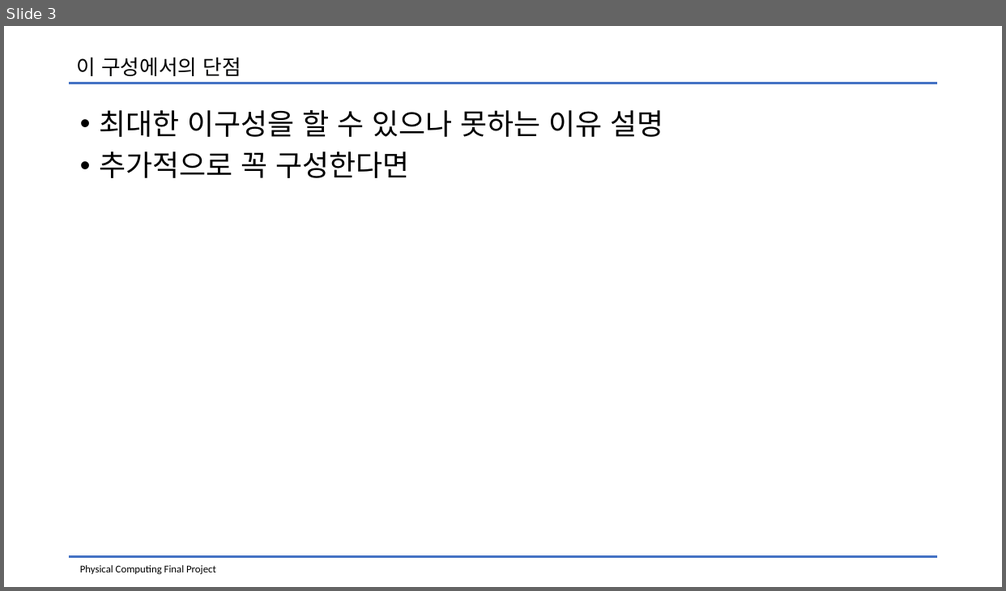
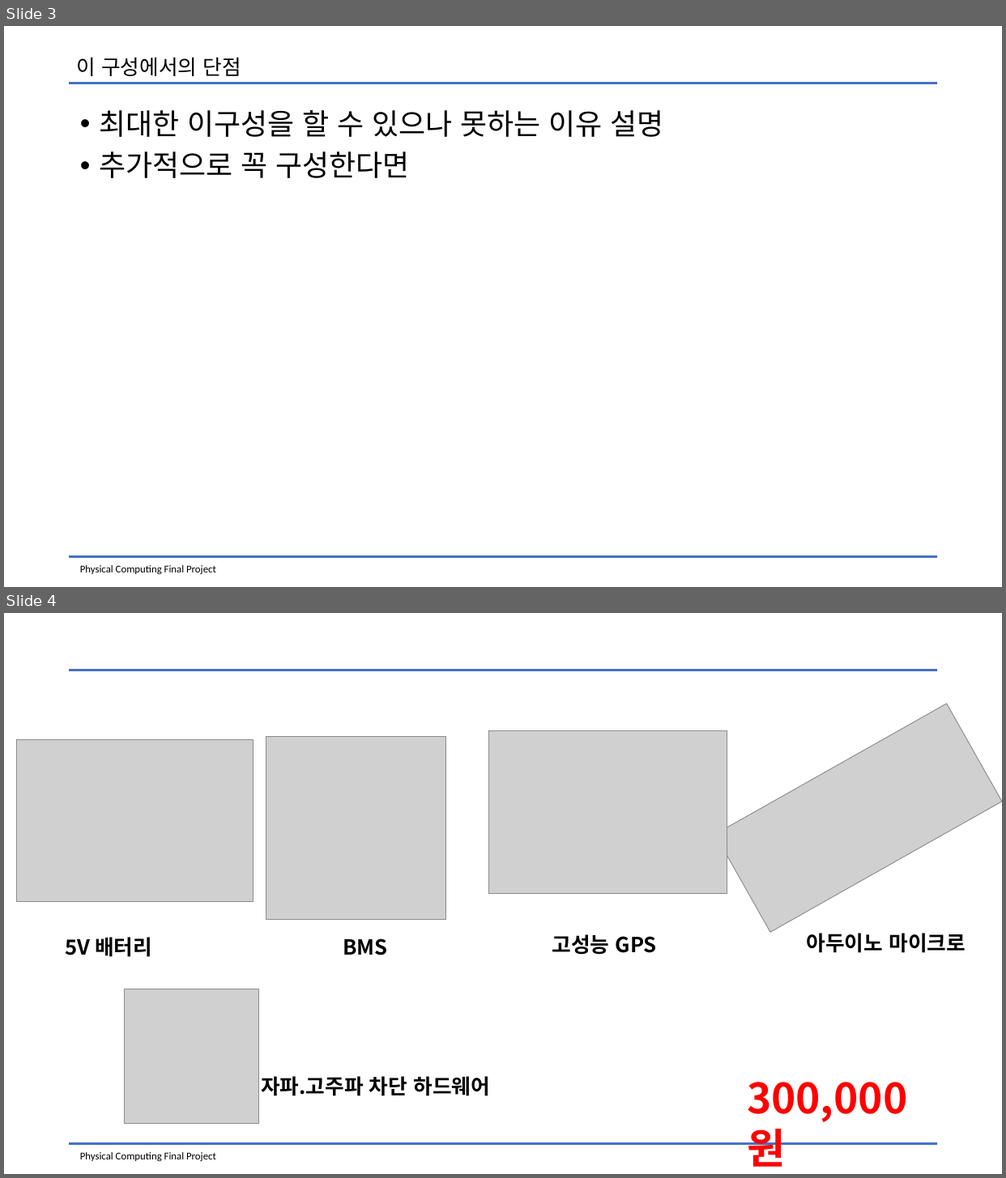
Before and after one commit to kimkyowon/Physical_Computing_Final, a slide deck: Physical_Computing/Documents/Physical Computing_conception.pptx. Shown one above the other, each under a label of ours: slide 3 before the commit, slides 3 and 4 after it. The pictures are 1006x591 and 1006x1178 pixels, drawn with LibreOffice and Linux fonts; fonts in the diff are those of the drawing; grey boxes stand for pictures. Boxes give left, top, right and bottom in pixels: in the first picture for what was removed or moved away, otherwise in the second. Text is boxed around its words. In the diff, an @@ line names an element or a change of style, - is before the commit and + after.

```diff
--- a/Physical_Computing/Documents/Physical Computing_conception.pptx
+++ b/Physical_Computing/Documents/Physical Computing_conception.pptx
@@ slide 4 added at [4,613,1002,1174], background #FFFFFF @@
@@ line added from (69, 670) to (937, 670), #4472C4 2.5 pt @@
@@ picture added at [715,704,1002,932] @@
@@ picture added at [489,730,727,893] @@
@@ picture added at [17,739,254,902] @@
@@ picture added at [266,736,445,920] @@
@@ text added at [65,937,152,957], 20 pt, text #000000, bold @@
+5V 배터리
@@ text added at [343,939,387,956], 20 pt, text #000000, bold @@
+BMS
@@ text added at [552,935,657,955], 20 pt, text #000000, bold @@
+고성능 GPS
@@ text added at [807,933,965,953], 20 pt, text #000000, bold @@
+아두이노 마이크로
@@ picture added at [125,990,259,1124] @@
@@ text added at [242,1073,490,1100], 20 pt, text #000000, bold @@
+전자파.고주파 차단 하드웨어
@@ text added at [747,1082,907,1122], 40 pt, text #FF0000, bold @@
+300,000원
@@ line added from (69, 1144) to (937, 1144), #4472C4 2.5 pt @@
@@ text added at [80,1152,216,1162], 10 pt, text #000000 @@
+Physical Computing Final Project
```
Also in this commit, not shown: 1 slide removed.
